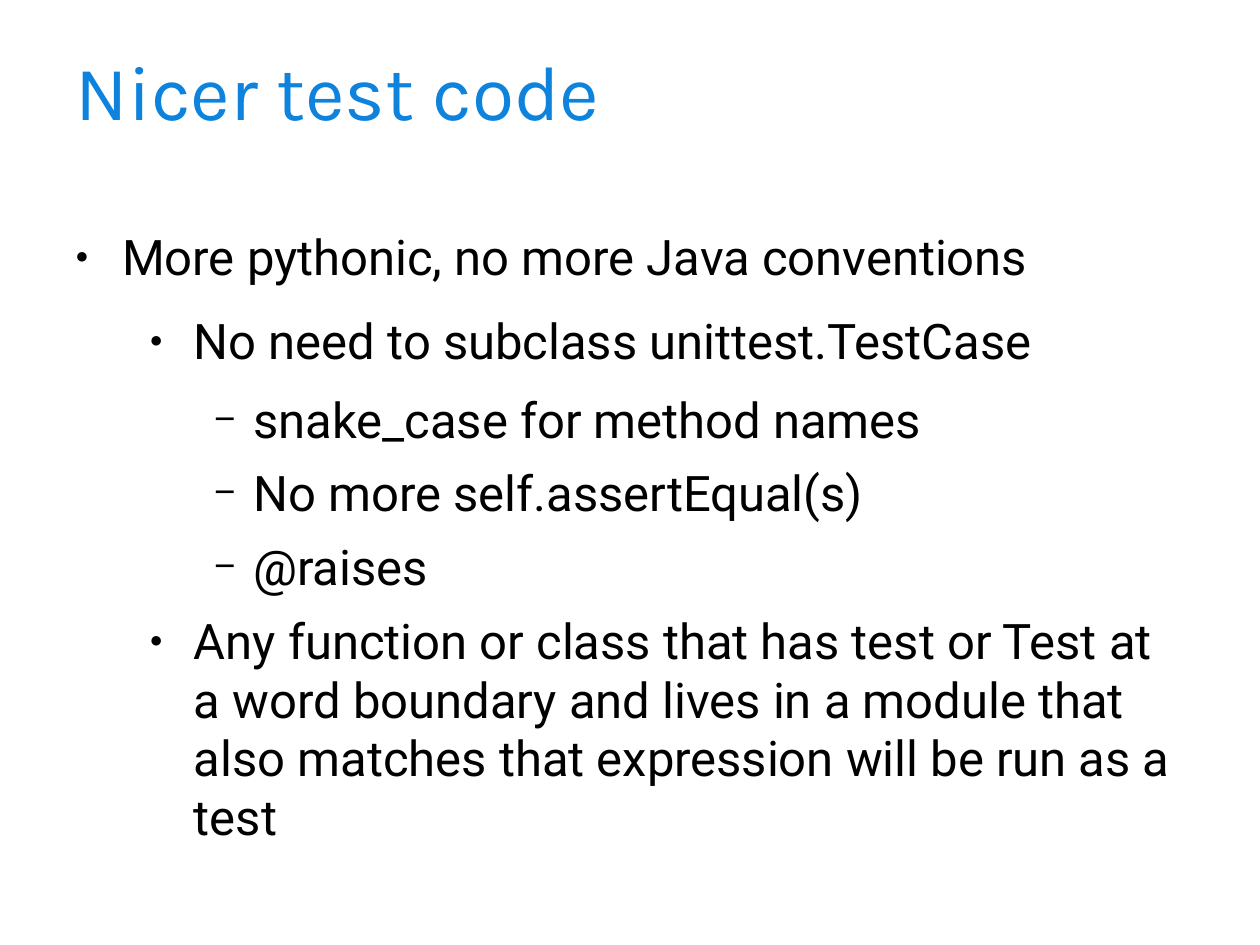
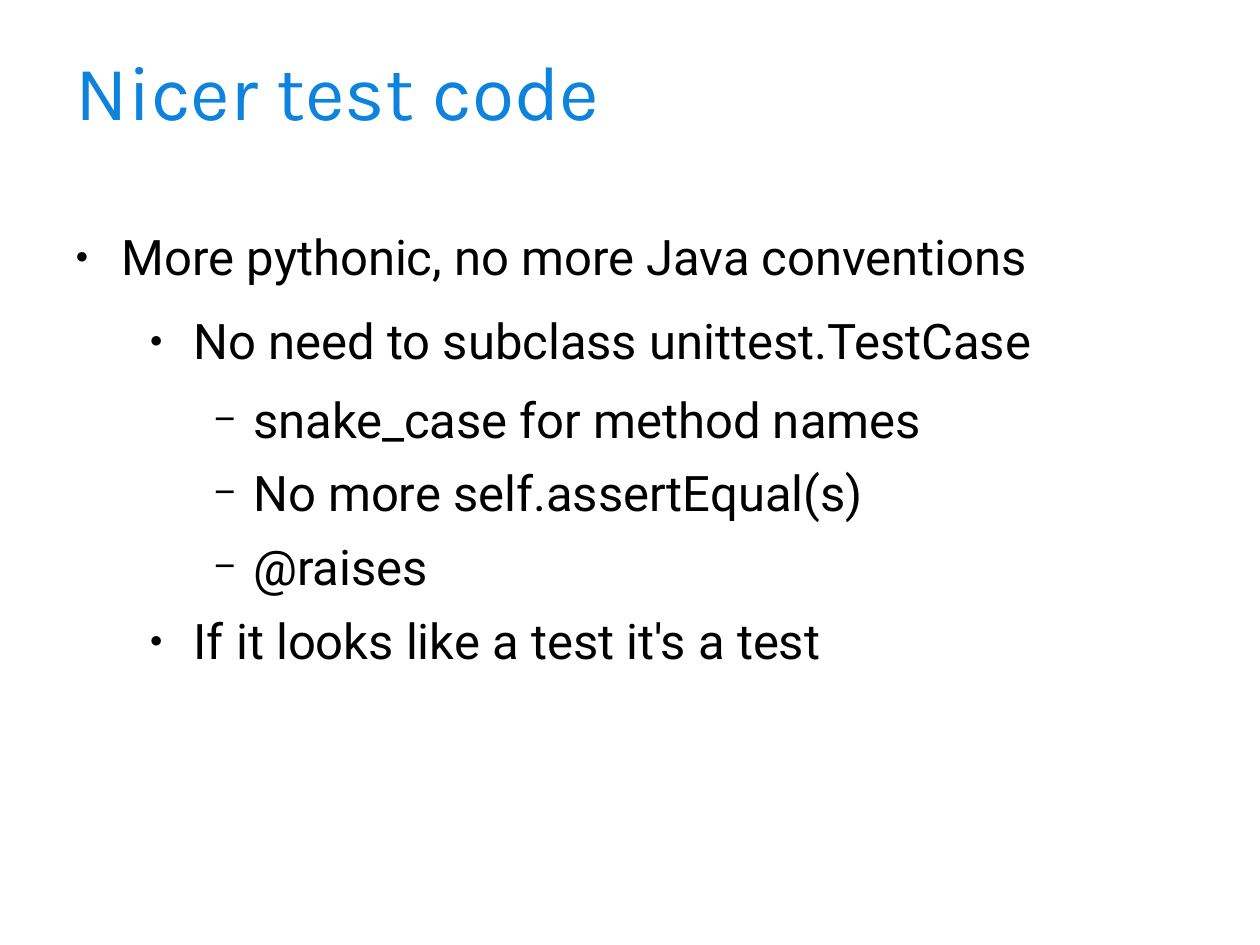
Before and after one commit to djoume/django-toronto, a slide deck: slide 5 of python testing with nose.ppt. Drawn at 1260x945 pixels with LibreOffice and Linux fonts; fonts in the diff are those of the drawing; background and template pictures are left out. Boxes give left, top, right and bottom in pixels: in the first picture for what was removed or moved away, otherwise in the second. Text is boxed around its words. In the diff, an @@ line names an element or a change of style, - is before the commit and + after.

```diff
--- a/python testing with nose.ppt
+++ b/python testing with nose.ppt
@@ text at <box>194,621,820,660</box>: text changed @@
-  ● Any function or class that has test or Test at a word boundary and lives in a module that also matches that expression will be run as a test
+  ● If it looks like a test it's a test
```
Also in this commit, not shown: 1 other file.
